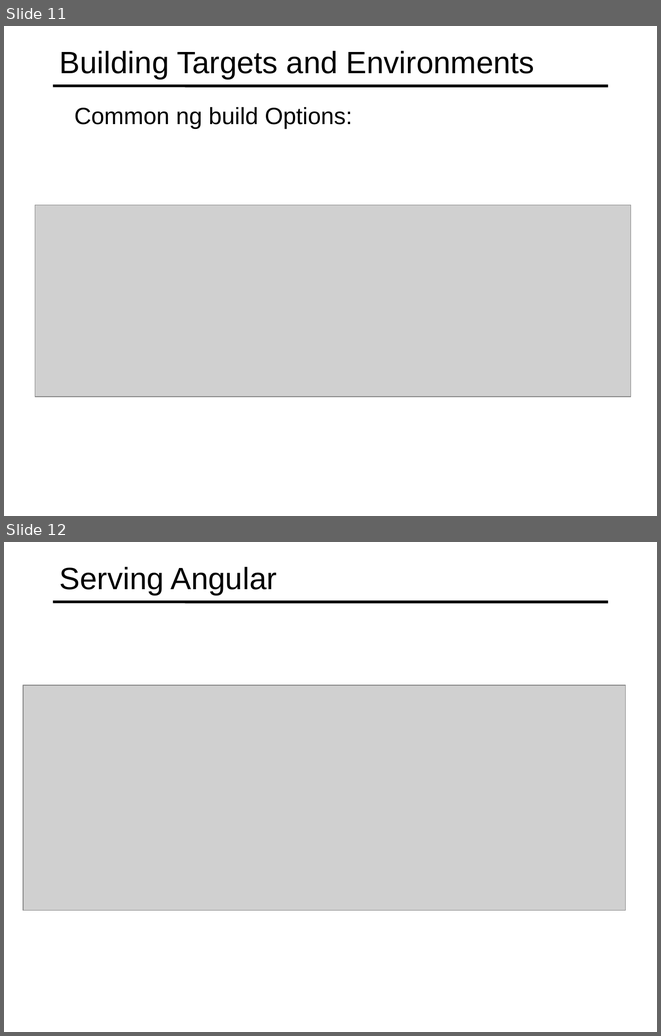
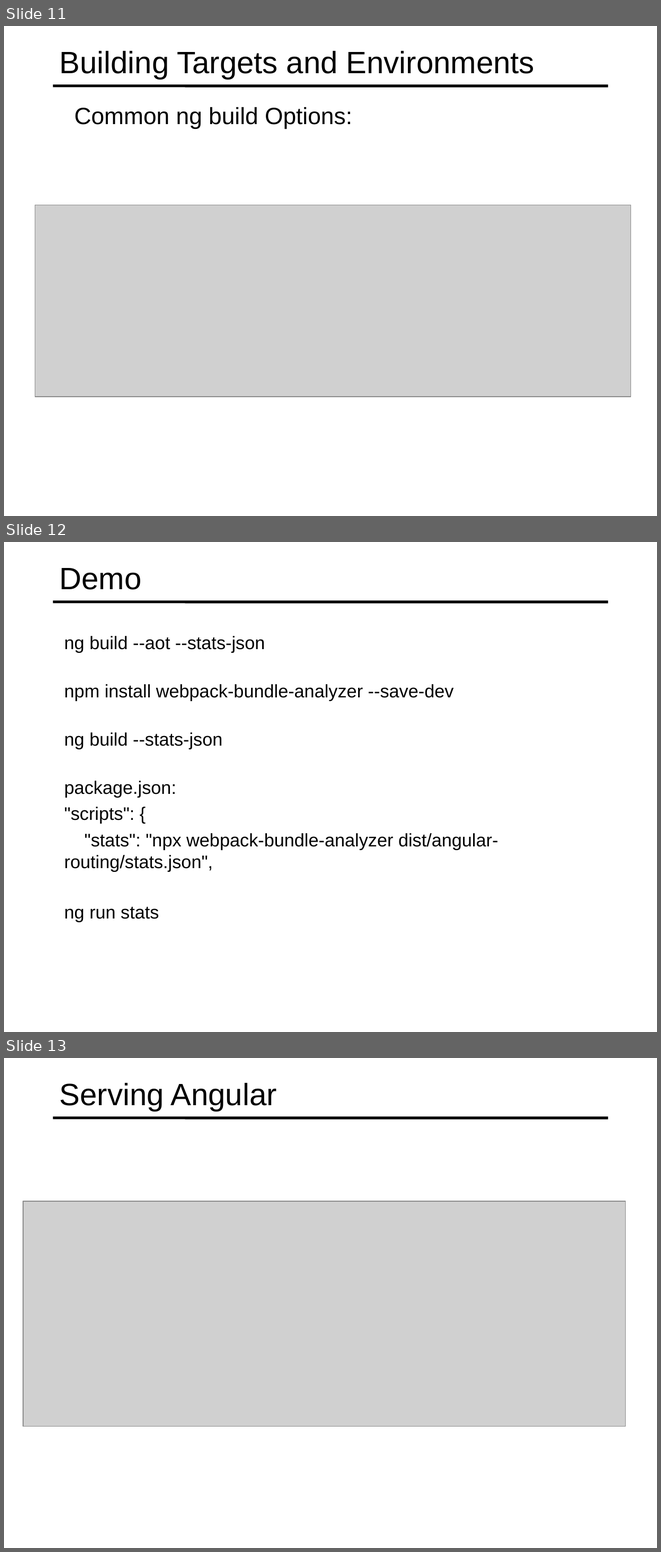
Before and after one commit to specter01wj/Jago_Link_Training, a slide deck: Angular/Angular7/Angular CLI/6.Building and Serving/L6_Building and Serving.ppt. Shown one above the other, each under a label of ours: slides 11 and 12 before the commit, slides 11, 12 and 13 after it. The pictures are 661x1036 and 661x1552 pixels, drawn with LibreOffice and Linux fonts; fonts in the diff are those of the drawing; grey boxes stand for pictures. Boxes give left, top, right and bottom in pixels: in the first picture for what was removed or moved away, otherwise in the second. Text is boxed around its words. In the diff, an @@ line names an element or a change of style, - is before the commit and + after.

Commit message:
09/05/2019 v1

```diff
--- a/Angular/Angular7/Angular CLI/6.Building and Serving/L6_Building and Serving.ppt
+++ b/Angular/Angular7/Angular CLI/6.Building and Serving/L6_Building and Serving.ppt
@@ slide 12 added at [4,542,657,1032], background #FFFFFF; not listed: 1 template element that a slide beside it also shows @@
@@ title added at [60,568,142,590], 34 pt, text #000000 @@
+Demo
@@ text added at [64,636,265,652], 20 pt, text #000000 @@
+  ng build --aot --stats-json
@@ text added at [64,684,454,700], 20 pt, text #000000 @@
+  npm install webpack-bundle-analyzer --save-dev
@@ text added at [64,732,222,749], 20 pt, text #000000 @@
+  ng build --stats-json
@@ text added at [64,780,498,871], 20 pt, text #000000 @@
+  package.json:
+  "scripts": {
+  "stats": "npx webpack-bundle-analyzer dist/angular-routing/stats.json",
@@ text added at [64,907,159,921], 20 pt, text #000000 @@
+  ng run stats
@@ what was slide 12 is now slide 13 @@
```
